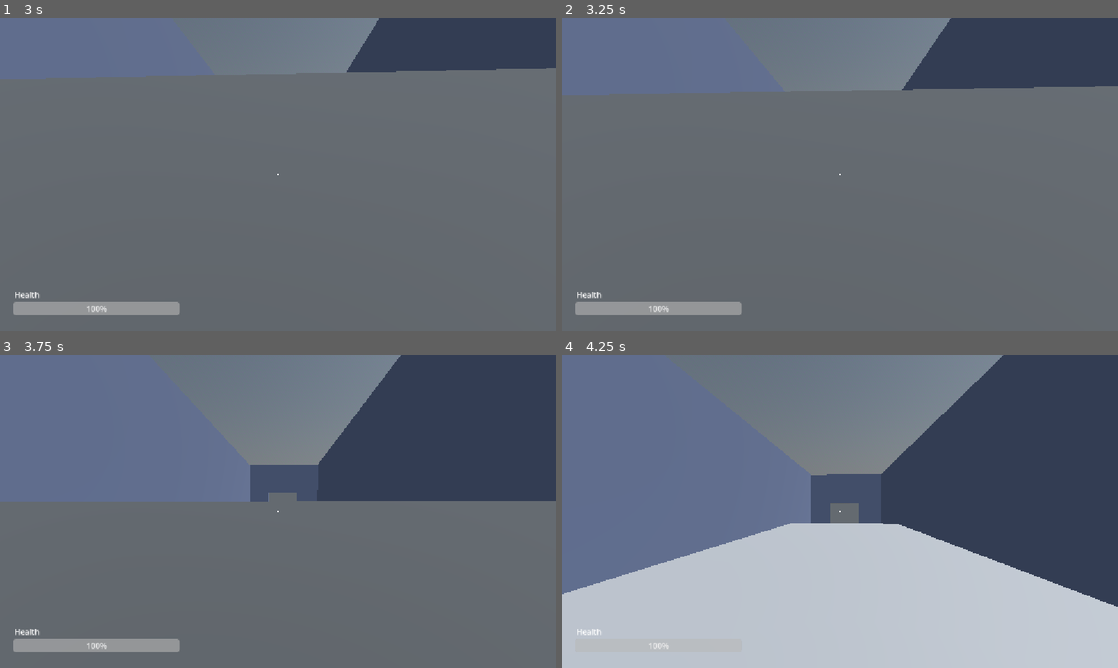
Above: before the commit, frames 1-4 (two rows, left to right).
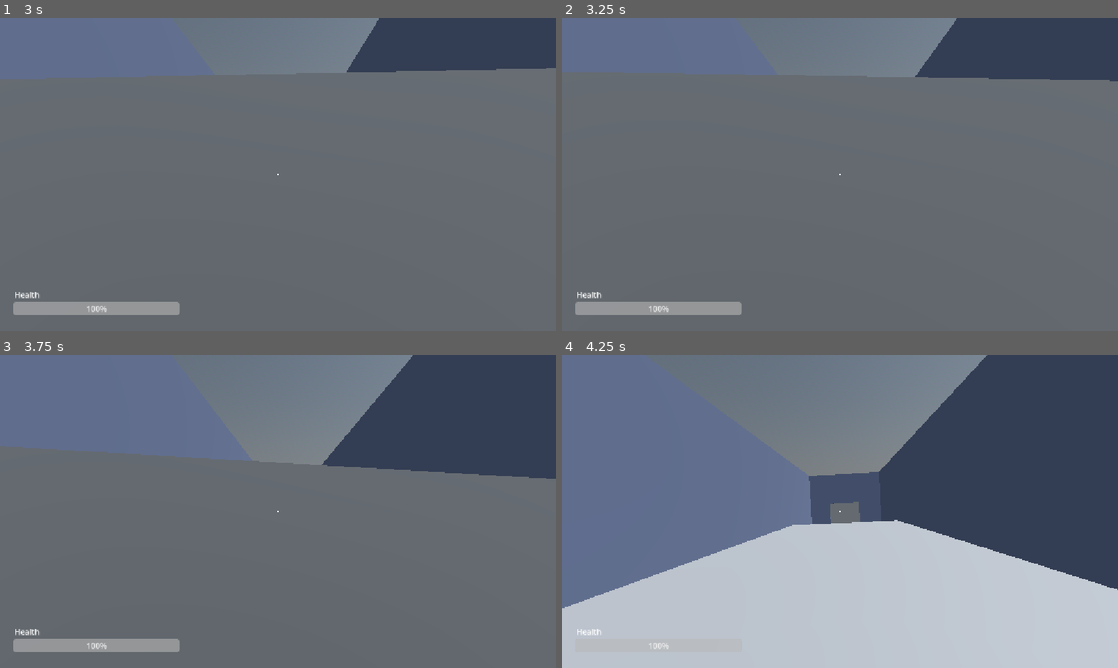
Above: after the commit, the same moments.

Repository: md6-0/union-sistemas
Game: Godot game, scene res://scenes/Scene1/scene1.tscn
The game is run twice, just before and just after one commit, with the same random seed, the same clock (stepped at 60 frames per second) and the same inputs. Sound files missing from this copy of the repository are replaced by a short silence.
Inputs (mouse positions are in pixels of both pictures, inside the frame that each line leads up to):
- Up to frame 1 (3 s): tap Enter at 0.5 s; move the mouse to (305, 174) at 0.52 s; hold W (move_forward) from 0.53 s (still down); click (305, 174) at 0.6 s; tap Space (jump) at 0.77, 1.52 s; move the mouse to (250, 174) at 1.27 s; tap Q (drop) at 1.35 s; move the mouse to (289, 168) at 2.02 s; tap E (interact) at 2.1 s; move the mouse to (272, 180) at 2.77 s; tap Shift (sprint) at 2.85 s
- Up to frame 2 (3.25 s): keep holding W (move_forward); tap Space (jump) at 3.02 s
- Up to frame 3 (3.75 s): keep holding W (move_forward); move the mouse to (316, 514) at 3.52 s; click (316, 514) at 3.6 s
- Up to frame 4 (4.25 s): keep holding W (move_forward); tap Space (jump) at 3.77 s

Frame 1 is identical in both runs. In frame 2, 4.0% of the frame differs, in the area x 0-100%, y 0-25%; in frame 3, 13%, in the area x 0-100%, y 0-47%; in frame 4, 3.3%.

Commit message:
Add climb camera effects and voice
Introduce climbing camera offsets and roll animation during ledge climbs, plus a voice audio for the climb.

- Add climb_offset and climb_roll state vars and apply them to camera position/rotation.
- Create a parallel/chained tween sequence in ledge detection to animate camera roll and vertical offset over 1.5s.
- Add AudioStreamPlayer_voice2 node to player scene and play it with randomized pitch during the climb.
- Minor: prefix unused params in weapon_base.apply_look_sway with underscores to silence warnings.

Diff:
--- a/scenes/Weapon/weapon_base.gd
+++ b/scenes/Weapon/weapon_base.gd
@@ -16,7 +16,7 @@
 @export var sway_max = 8
 var sway_target = Vector3.ZERO
 
-func apply_look_sway(look_x, look_y):
+func apply_look_sway(_look_x, _look_y):
 	pass
 
 func _process(delta):
--- a/scenes/player/player.gd
+++ b/scenes/player/player.gd
@@ -40,12 +40,15 @@
 const SHAKE_MAX_ANGLE = 15.0
 var shake_time = 0.0
 var shake_noise = FastNoiseLite.new()
+var climb_offset = Vector3.ZERO
+var climb_roll = 0.0
 
 @onready var camera = $Camera3D
 @onready var climbing_sensor = $ClimbingSensor
 @onready var ray_interactable = $Camera3D/RayCast3D_interactable
 @onready var audioStreamPlayer_footsteps = $AudioStreamPlayer_footsteps
 @onready var audioStreamPlayer_voice = $AudioStreamPlayer_voice
+@onready var audioStreamPlayer_voice2 = $AudioStreamPlayer_voice2
 @onready var camera_origin_y = camera.position.y
 @onready var camera_origin_x = camera.position.x
 
@@ -162,8 +165,8 @@
 		shake_roll = 0.0
 
 func _apply_camera_effects():
-	camera.position = Vector3(camera_origin_x, camera_origin_y, 0) + bob_offset + landing_offset
-	camera.rotation.z = shake_roll
+	camera.position = Vector3(camera_origin_x, camera_origin_y, 0) + bob_offset + landing_offset + climb_offset
+	camera.rotation.z = shake_roll + climb_roll
 
 func _handle_camera(look_x: float, look_y: float, sensitivity: float):
 	rotate_y(-look_x * sensitivity)
@@ -178,12 +181,26 @@
 	if sensor_answer.available:
 		player_state = State.CLIMBING
 		velocity = Vector3(0,0,0)
-		var tween = create_tween()
 		var forward = -global_transform.basis.z
 		var new_position = global_position + forward * 1.25
 		new_position.y = sensor_answer.height + 0.9
+		var tween = create_tween()
 		tween.tween_property(self, "global_position", new_position , 1.5).set_trans(Tween.TRANS_QUAD).set_ease(Tween.EASE_IN)
 		tween.finished.connect(func(): player_state = State.NORMAL)
+
+		var climb_tween = create_tween().set_parallel(true)
+		# tirón 1 (0 → 0.5s): ladeo derecha + hundimiento
+		climb_tween.tween_property(self, "climb_roll", deg_to_rad(5), 0.5).set_trans(Tween.TRANS_QUAD).set_ease(Tween.EASE_OUT)
+		climb_tween.tween_property(self, "climb_offset:y", -0.15, 0.5).set_trans(Tween.TRANS_QUAD).set_ease(Tween.EASE_OUT)
+		# tirón 2 (0.5 → 1.0s): cruza al lado contrario, el cuerpo ya sube
+		climb_tween.chain().tween_property(self, "climb_roll", deg_to_rad(-5), 0.5).set_trans(Tween.TRANS_QUAD).set_ease(Tween.EASE_IN_OUT)
+		climb_tween.tween_property(self, "climb_offset:y", -0.05, 0.5)
+		# coronar (1.0 → 1.5s): todo a cero con asentamiento
+		climb_tween.chain().tween_property(self, "climb_roll", 0.0, 0.5).set_trans(Tween.TRANS_QUAD).set_ease(Tween.EASE_OUT)
+		climb_tween.tween_property(self, "climb_offset:y", 0.0, 0.5).set_trans(Tween.TRANS_BACK).set_ease(Tween.EASE_OUT)
+
+		audioStreamPlayer_voice2.pitch_scale = randf_range(0.4, .5)
+		audioStreamPlayer_voice2.play()
 
 func _handle_interaction():
 	if ray_interactable.is_colliding() and Input.is_action_just_pressed("interact"):
--- a/scenes/player/player.tscn
+++ b/scenes/player/player.tscn
@@ -41,3 +41,8 @@
 stream = ExtResource("5_p47bc")
 volume_db = -10.0
 bus = &"SFX"
+
+[node name="AudioStreamPlayer_voice2" type="AudioStreamPlayer" parent="CharacterBody3D" unique_id=1213799634]
+stream = ExtResource("5_p47bc")
+volume_db = -10.0
+bus = &"SFX"
